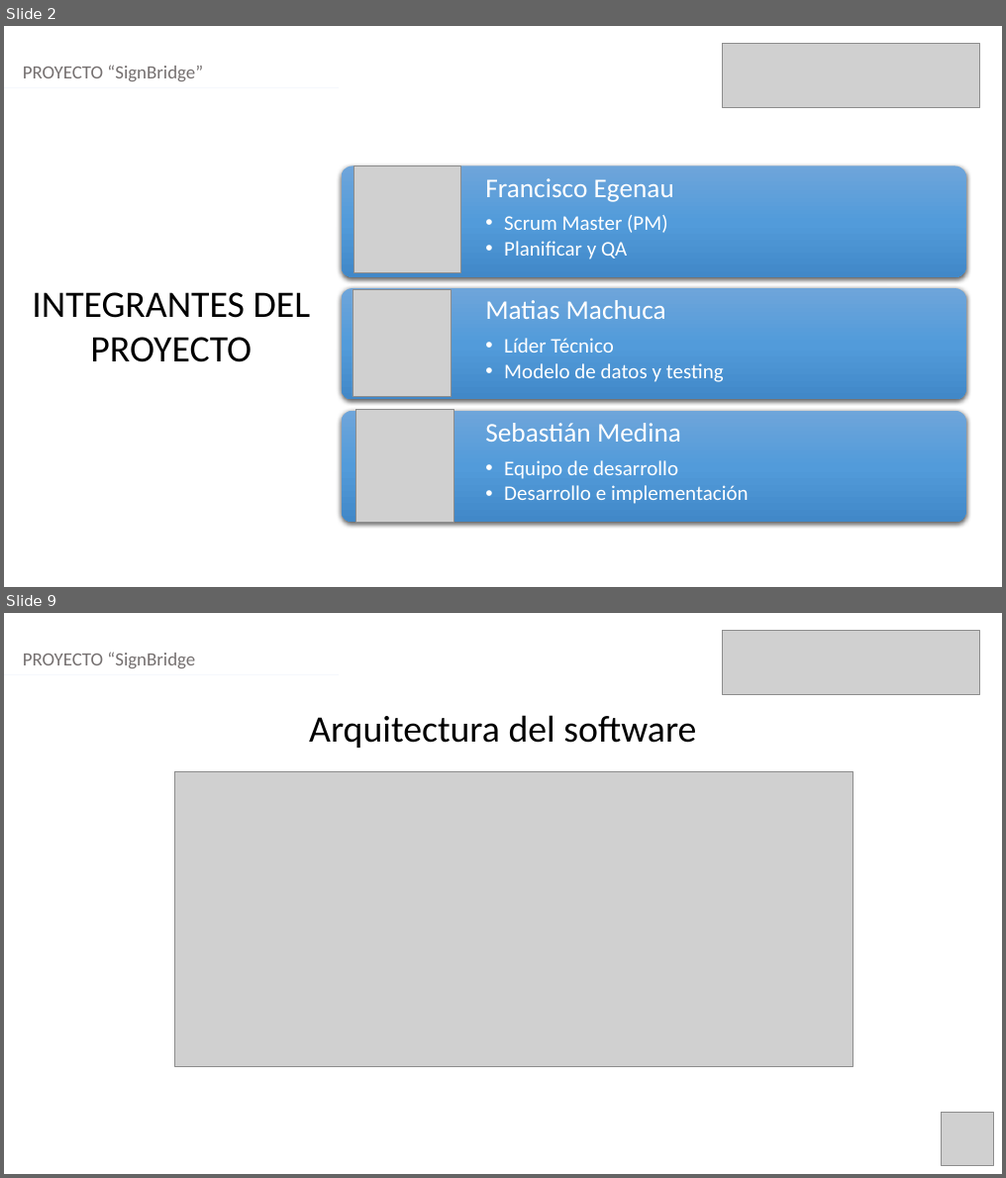
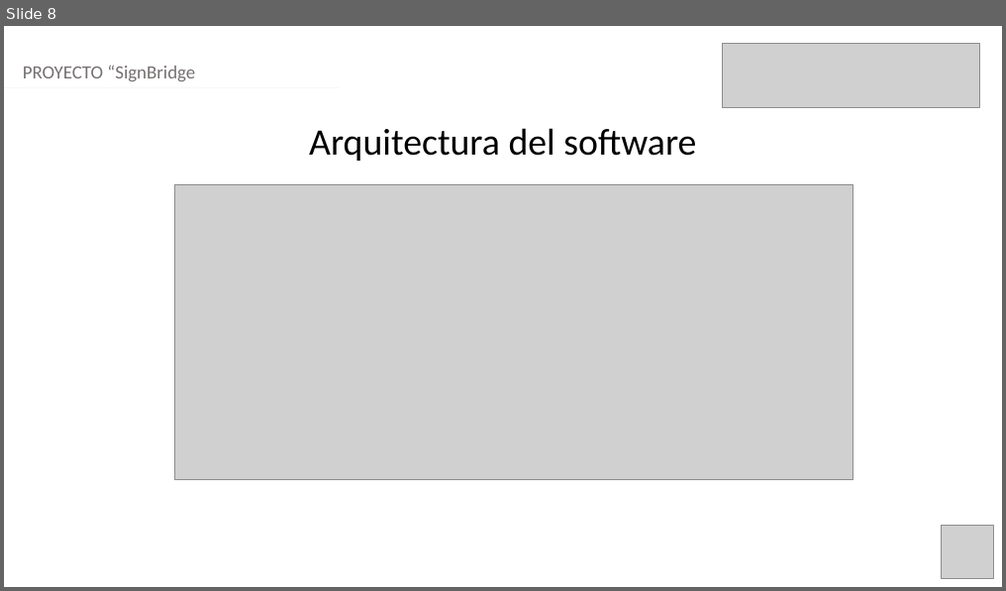
Before and after one commit to fegenau/Documentacion-grupo4, a slide deck: Fase2/Evidencias_Grupales/Formato Presentación final.pptx. Shown one above the other, each under a label of ours: slides 2 and 9 before the commit, slide 8 after it; the slides between them are not shown. The pictures are 1006x1178 and 1006x591 pixels, drawn with LibreOffice and Linux fonts; fonts in the diff are those of the drawing; grey boxes stand for pictures. Boxes give left, top, right and bottom in pixels: in the first picture for what was removed or moved away, otherwise in the second. Text is boxed around its words. In the diff, an @@ line names an element or a change of style, - is before the commit and + after.

```diff
--- a/Fase2/Evidencias_Grupales/Formato Presentación final.pptx
+++ b/Fase2/Evidencias_Grupales/Formato Presentación final.pptx
@@ slide 2 removed at [4, 26, 1002, 587], background #FFFFFF @@
@@ picture removed at [722, 43, 979, 107] @@
@@ text removed at [23, 65, 203, 81] @@
-PROYECTO “SignBridge”
@@ line removed from (4, 88) to (339, 88) @@
@@ picture removed at [353, 166, 460, 274] @@
@@ text removed at [32, 292, 311, 363] @@
-INTEGRANTES DEL PROYECTO
@@ picture removed at [352, 289, 450, 396] @@
@@ picture removed at [355, 409, 453, 522] @@
@@ group removed at [342, 166, 966, 522]: 3 rounded rectangles, 3 texts @@
-Francisco Egenau
-  • Scrum Master (PM)
-  • Planificar y QA
-Matias Machuca
-  • Líder Técnico
-  • Modelo de datos y testing
-Sebastián Medina
-  • Equipo de desarrollo
-  • Desarrollo e implementación
@@ what was slide 9 is now slide 8 @@
```
Also in this commit, not shown: 7 slides changed, 8 slides added, 2 other slides removed, 1 other file.
